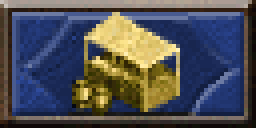
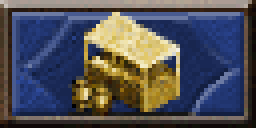
Revision of a layered w=256, h=128 image; what changed, layer by layer:
painted on "Market" over [68, 8, 180, 120]
